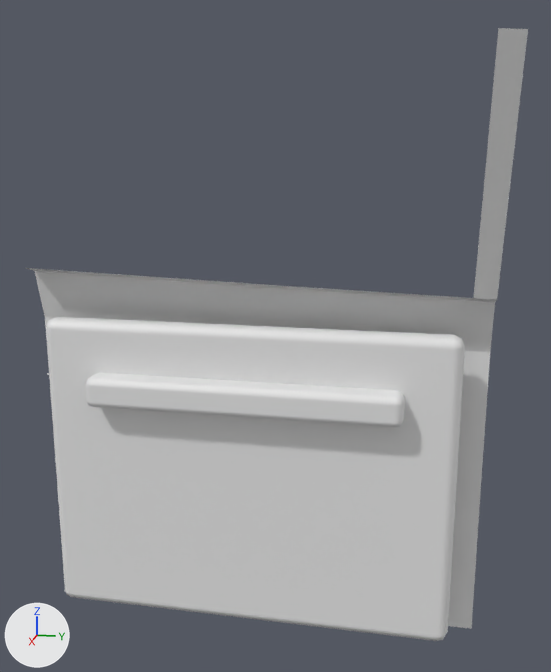
The OBJ model realweather/src/main/resources/assets/realweather/models/vehicle/sport/door_rl.obj, before and after one commit.
Both versions are drawn from a 50 mm lens placed at (1.443, -0.122, 1.222), pointed at (0.099, -0.39, 0.886). Lighting does not change. The marker at lower left points along +X, +Y and +Z. The first picture is the older version. Materials are left out; every surface is plain grey. Where no turn or scale is listed for an object, it has been applied to the vertices.

The first picture shows 'door_rl'.
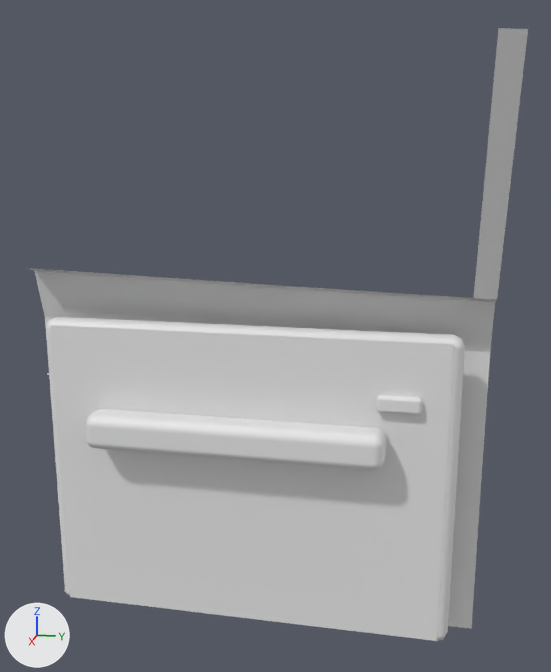
Changed parts and their boxes (x1, y1, x2, y2) in the pictures (551 x 672 px):
```json
{"part": 1, "of": "me_door_rl", "change": "added", "after": [376, 395, 422, 414]}
{"part": 2, "of": "me_door_rl", "change": "added", "after": [86, 409, 386, 470]}
{"part": 3, "of": "me_door_rl", "change": "cut back", "before": [86, 373, 405, 428], "after": [51, 325, 454, 641]}
```

Scene script edits in JSON lines:
```json
{"block": "me_door_rl", "where": "# used by ob_door_rl; location = (0.0, 0.0, 0.0)"}
{"op": "remove", "block": "me_door_rl", "code": "me_door_rl.from_pydata(...)  # 249 vertices, 209 faces; spans x -0.015..0.264, y -0.9..0.0, z 0.28..1.385"}
{"op": "add", "block": "me_door_rl", "code": "me_door_rl.from_pydata(...)  # 309 vertices, 264 faces; spans x -0.015..0.264, y -0.9..0.0, z 0.28..1.385"}
{"block": "me_door_rl", "change": "me_door_rl part 1: a new loose piece of 56 vertices spanning x 0.11..0.13, y -0.2..-0.12, z 0.76..0.79"}
{"block": "me_door_rl", "change": "me_door_rl part 2: a new loose piece of 56 vertices spanning x 0.105..0.175, y -0.75..-0.18, z 0.66..0.73"}
{"block": "me_door_rl", "change": "me_door_rl part 3"}
{"block": "me_door_rl", "change": "56 vertices are removed from x 0.1..0.16, y -0.75..-0.15, z 0.74..0.8"}
{"block": "me_door_rl", "change": "54 faces are deleted"}
{"block": "me_door_rl", "change": "4 vertices are added at (0.116, -0.83, 0.3), (0.116, -0.07, 0.3), (0.116, -0.07, 0.89), (0.116, -0.83, 0.89)"}
{"block": "me_door_rl", "change": "1 new face joins them"}
```
